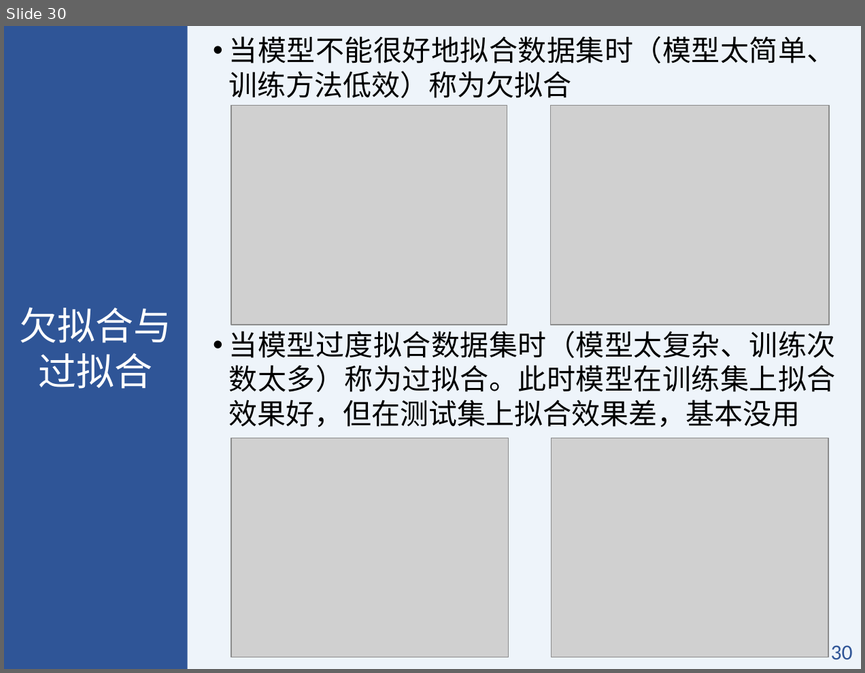
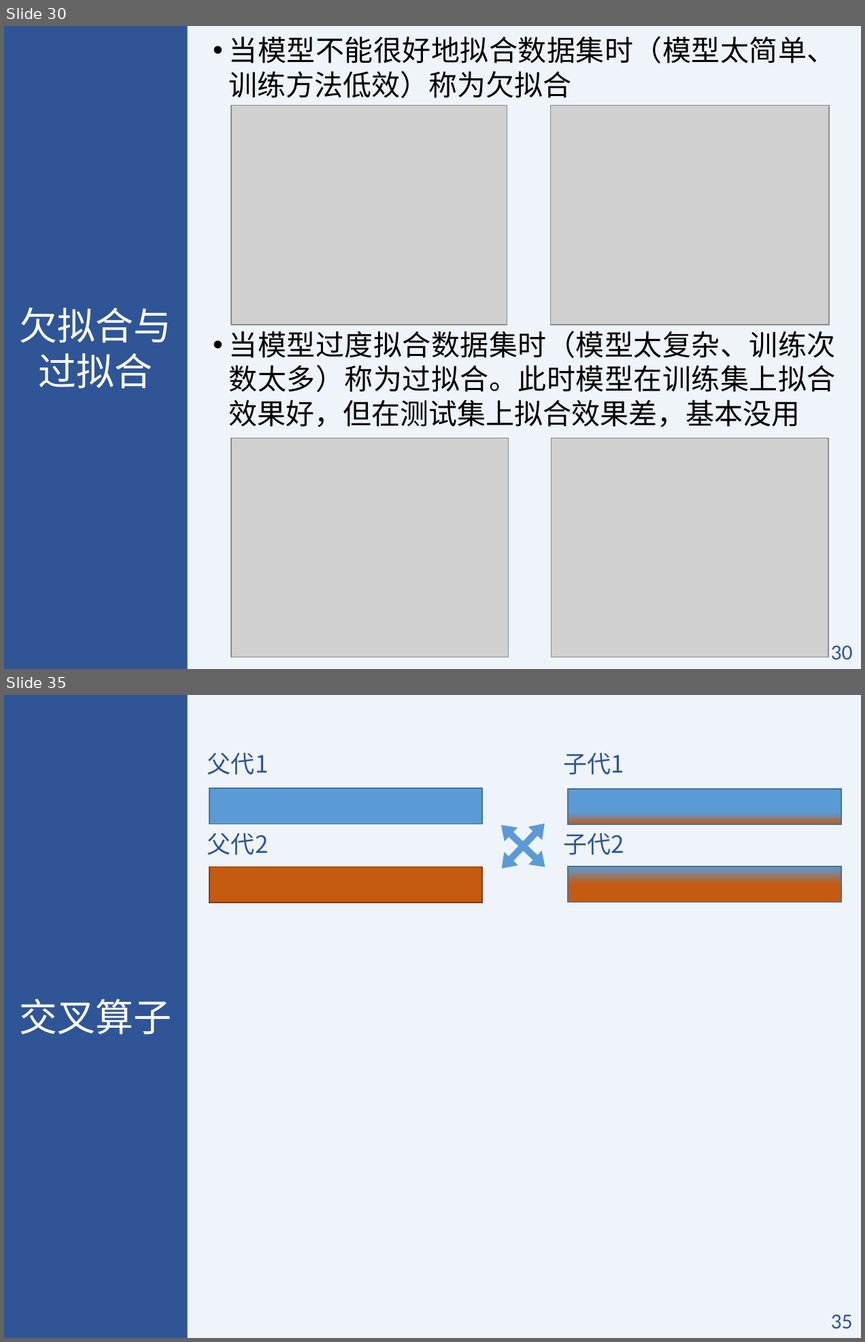
Before and after one commit to BIMK/MATLAB, a slide deck: slides/第8讲.pptx. Shown one above the other, each under a label of ours: slide 30 before the commit, slides 30 and 35 after it; the slides between them are not shown. The pictures are 865x673 and 865x1342 pixels, drawn with LibreOffice and Linux fonts; fonts in the diff are those of the drawing; grey boxes stand for pictures. Boxes give left, top, right and bottom in pixels: in the first picture for what was removed or moved away, otherwise in the second. Text is boxed around its words. In the diff, an @@ line names an element or a change of style, - is before the commit and + after.

```diff
--- a/slides/第8讲.pptx
+++ b/slides/第8讲.pptx
@@ slide 35 added at [4, 695, 861, 1338], background #DEEBF7 at 50% opacity; not listed: 2 template elements that a slide beside it also shows @@
@@ text added at [207, 753, 269, 775], 20 pt, text #2F5597 @@
+父代1
@@ text added at [563, 753, 624, 775], 20 pt, text #2F5597 @@
+子代1
@@ rectangle added at [209, 788, 482, 824], fill #5B9BD5, outline #43739E 1 pt @@
@@ rectangle added at [568, 788, 841, 824], fill gradient #5B9BD5 to #C55A11, outline #43739E 1 pt @@
@@ quad arrow added at [479, 802, 566, 890], fill #5B9BD5 @@
@@ text added at [207, 833, 269, 855], 20 pt, text #2F5597 @@
+父代2
@@ text added at [563, 833, 624, 855], 20 pt, text #2F5597 @@
+子代2
@@ rectangle added at [209, 866, 482, 902], fill #C55A11, outline #843C0B 1 pt @@
@@ rectangle added at [568, 866, 841, 902], fill gradient #5B9BD5 to #C55A11, outline #43739E 1 pt @@
@@ text added at [20, 998, 172, 1034], 32 pt, text #FFFFFF @@
+交叉算子
```
Also in this commit, not shown: 1 slide changed, 6 other slides added, 7 other files.
